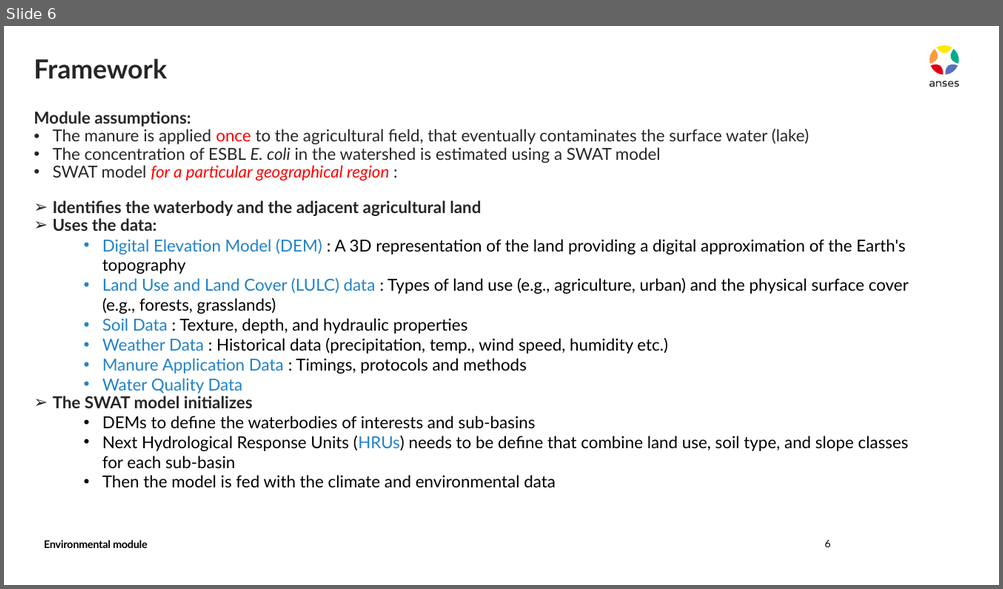
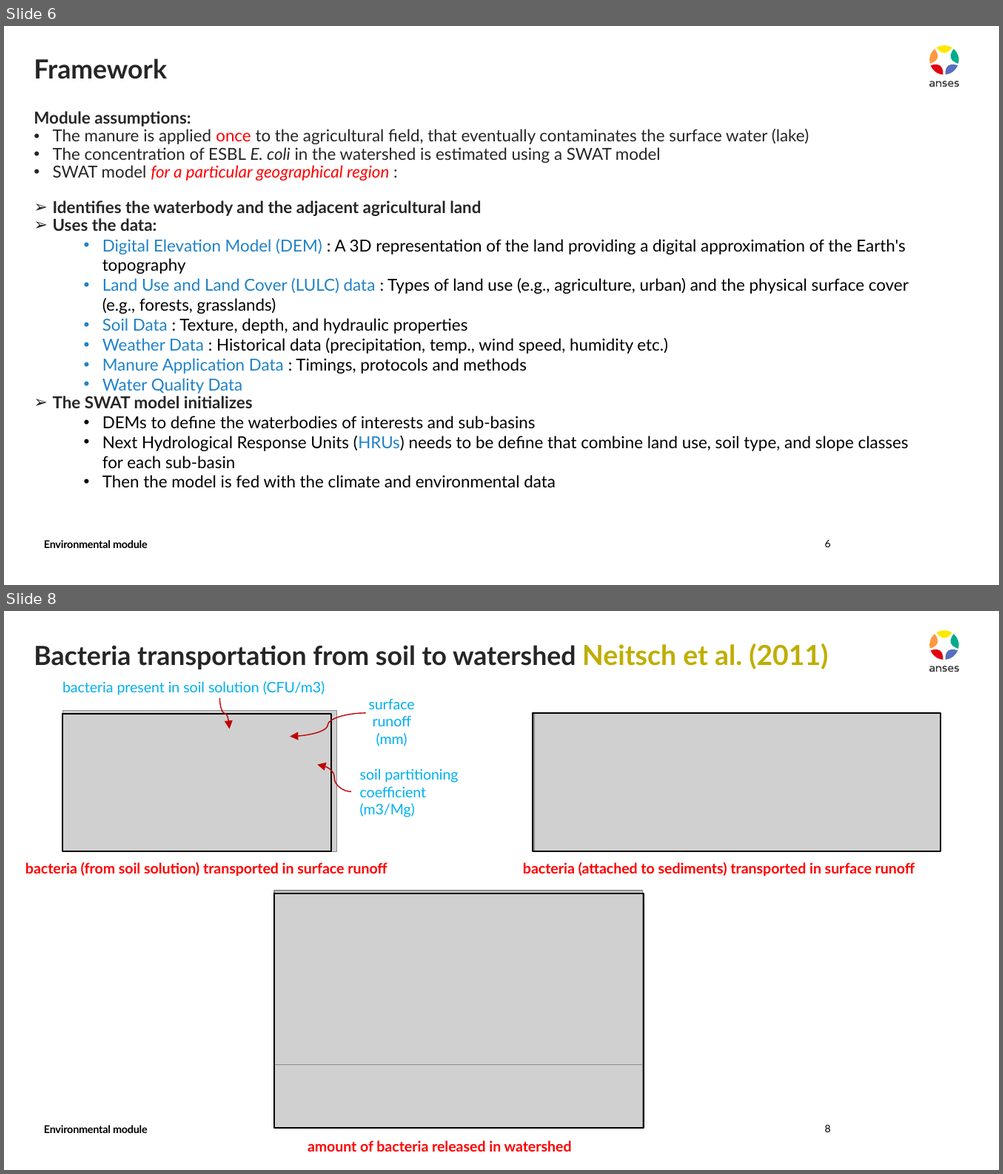
Before and after one commit to ENVIRE-JPIAMR/environmental-module, a slide deck: docs/draft.pptx. Shown one above the other, each under a label of ours: slide 6 before the commit, slides 6 and 8 after it; the slides between them are not shown. The pictures are 1003x589 and 1003x1174 pixels, drawn with LibreOffice and Linux fonts; fonts in the diff are those of the drawing; grey boxes stand for pictures. Boxes give left, top, right and bottom in pixels: in the first picture for what was removed or moved away, otherwise in the second. Text is boxed around its words. In the diff, an @@ line names an element or a change of style, - is before the commit and + after.

```diff
--- a/docs/draft.pptx
+++ b/docs/draft.pptx
@@ slide 8 added at bbox=[4, 611, 999, 1170], background #FFFFFF; not listed: 10 template elements that a slide beside it also shows @@
@@ title added at bbox=[34, 644, 828, 669], 19.1 pt, text #262626, bold @@
+Bacteria transportation from soil to watershed Neitsch et al. (2011)
@@ text added at bbox=[62, 681, 325, 695], 10.5 pt, text #00B0F0 @@
+bacteria present in soil solution (CFU/m3)
@@ curved arrow added from (220, 698) to (230, 729), #C00000 0.75 pt @@
@@ text added at bbox=[369, 698, 415, 746], 10.5 pt, text #00B0F0 @@
+surface runoff (mm)
@@ picture added at bbox=[62, 710, 337, 851] @@
@@ rectangle added at bbox=[62, 713, 331, 851], outline #000000 1 pt @@
@@ curved arrow added from (366, 713) to (290, 736), #C00000 0.75 pt @@
@@ rectangle added at bbox=[532, 713, 939, 851], outline #000000 1 pt @@
@@ picture added at bbox=[534, 713, 940, 851] @@
@@ curved arrow added from (351, 792) to (317, 765), #C00000 0.75 pt @@
@@ text added at bbox=[360, 769, 458, 817], 10.5 pt, text #00B0F0 @@
+soil partitioning coefficient (m3/Mg)
@@ text added at bbox=[25, 863, 387, 877], 10.5 pt, text #FF0000, bold @@
+bacteria (from soil solution) transported in surface runoff
@@ text added at bbox=[523, 863, 914, 877], 10.5 pt, text #FF0000, bold @@
+bacteria (attached to sediments) transported in surface runoff
@@ picture added at bbox=[275, 891, 643, 1071] @@
@@ rectangle added at bbox=[275, 894, 643, 1128], outline #000000 1 pt @@
@@ picture added at bbox=[275, 1065, 643, 1128] @@
@@ text added at bbox=[44, 1125, 148, 1133], 7.7 pt, text #000000, bold @@
+Environmental module
@@ text added at bbox=[307, 1141, 572, 1152], 10.5 pt, text #FF0000, bold @@
+amount of bacteria released in watershed
@@ page number added at bbox=[825, 1125, 831, 1133], 7.5 pt, text #000000 @@
+8
```
Also in this commit, not shown: 1 slide changed, 2 other slides added, 1 other file.
